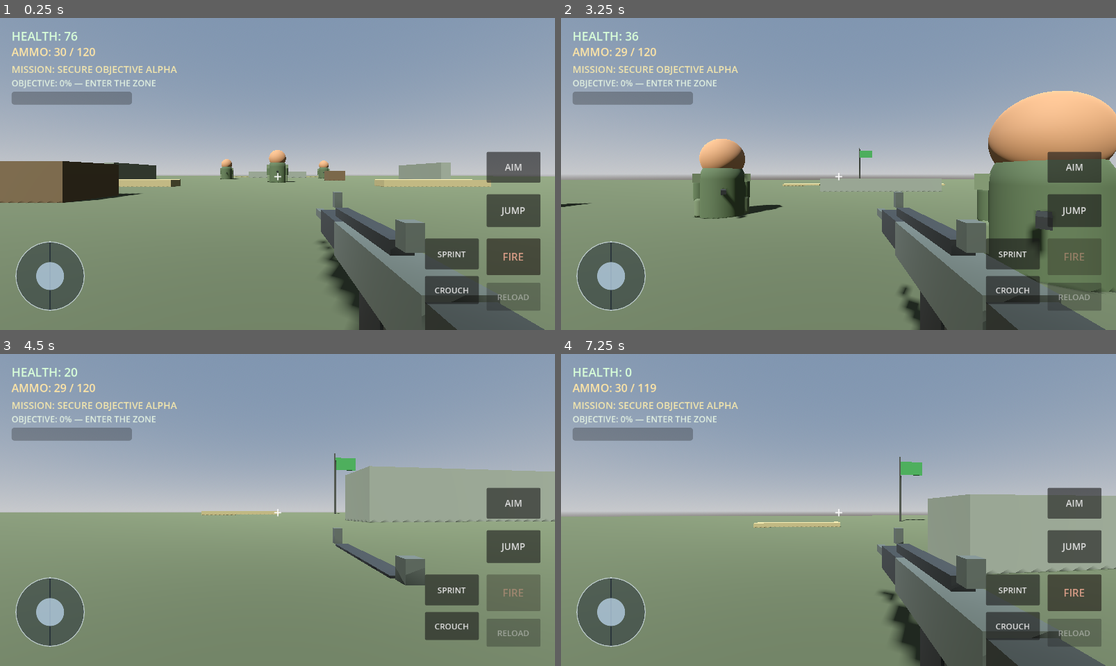
Above: before the commit, frames 1-4 (two rows, left to right).
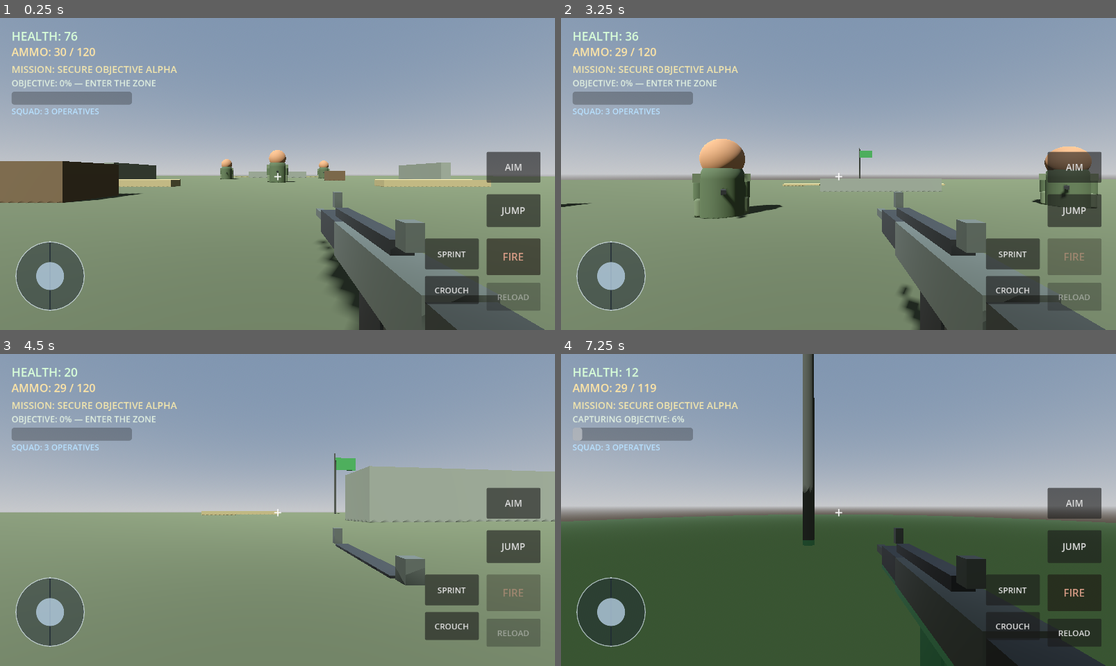
Above: after the commit, the same moments.

Repository: leefortine86-eng/Hunger-For-War
Game: Godot game, scene res://scenes/main.tscn
Two runs of this game, one before a commit and one after it. Both use one fixed random seed, a clock stepped at 60 frames per second and the inputs below.
Inputs (mouse positions are in pixels of both pictures, inside the frame that each line leads up to):
- Up to frame 1 (0.25 s): no input
- Up to frame 2 (3.25 s): tap Enter at 0.5 s; move the mouse to (832, 180) at 0.52 s; hold W (move_forward) 0.53-2.78 s; tap R at 0.6, 2.85 s; click (832, 180) at 0.67 s; tap Space at 0.77, 1.52, 3.02 s; move the mouse to (877, 177) at 1.27 s; tap Shift at 1.35 s; move the mouse to (794, 170) at 2.02 s; hold Ctrl 2.03-2.78 s; move the mouse to (844, 174) at 2.77 s; hold A (move_left) from 2.78 s (still down); click (844, 174) at 2.92 s
- Up to frame 3 (4.5 s): move the mouse to (255, 503) at 3.52 s; release A (move_left) at 3.53 s; hold Shift 3.53-4.28 s; hold W (move_forward) from 3.53 s (still down); tap Space at 3.77 s; move the mouse to (305, 510) at 4.27 s; tap Ctrl at 4.35 s
- Up to frame 4 (7.25 s): tap Space at 4.52, 6.02, 6.77 s; move the mouse to (810, 510) at 5.02 s; tap R at 5.1 s; click (810, 510) at 5.17 s; move the mouse to (849, 503) at 5.77 s; release W (move_forward) at 5.78 s; hold D (move_right) 5.78-6.53 s; tap Shift at 5.85 s; move the mouse to (832, 516) at 6.52 s; hold W (move_forward) from 6.53 s (still down); hold Ctrl from 6.53 s (still down)

The runs differ from the first frame. In frame 1, 0.1% of the frame differs, in the area x 2-18%, y 28-32%; in frame 2, 9.6%; in frame 3, 0.1%; in frame 4, 51%, in the area x 0-100%, y 0-100%.

Commit message:
Deploy friendly fireteam with follow and support fire

Diff:
--- a/scripts/main.gd
+++ b/scripts/main.gd
@@ -1,6 +1,7 @@
 extends Node3D
 
 const ENEMY_SCENE = preload("res://scenes/enemy.tscn")
+const FRIENDLY_SCRIPT = preload("res://scripts/friendly.gd")
 
 @export var capture_duration: float = 20.0
 @export var objective_radius: float = 5.5
@@ -13,6 +14,7 @@
 var capture_bar: ProgressBar
 var objective_marker: Node3D
 var mission_hud: CanvasLayer
+var squad_label: Label
 
 func _ready():
     print("HUNGER FOR WAR battlefield loaded!")
@@ -22,6 +24,7 @@
     _create_capture_objective()
     _create_mission_hud()
     _spawn_enemies()
+    _spawn_friendly_squad()
 
 
 func _create_capture_objective():
@@ -97,7 +100,16 @@
     capture_bar.show_percentage = false
     mission_hud.add_child(capture_bar)
 
+    squad_label = Label.new()
+    squad_label.position = Vector2(24, 181)
+    squad_label.text = "SQUAD: 3 OPERATIVES"
+    squad_label.add_theme_font_size_override("font_size", 17)
+    squad_label.add_theme_color_override("font_color", Color(0.72, 0.88, 1.0))
+    mission_hud.add_child(squad_label)
+
 func _process(delta):
+    if is_instance_valid(squad_label):
+        squad_label.text = "SQUAD: %d OPERATIVES" % get_tree().get_nodes_in_group("friendlies").size()
     if objective_captured:
         return
 
@@ -134,7 +146,6 @@
         objective_captured = true
         objective_label.text = "OBJECTIVE ALPHA SECURED"
         mission_label.text = "MISSION COMPLETE — AREA SECURED"
-        var flag = objective_marker.get_node_or_null("MeshInstance3D2")
         print("OBJECTIVE ALPHA CAPTURED — MISSION COMPLETE")
 
 func _create_ground():
@@ -229,3 +240,18 @@
         add_child(enemy)
 
     print("Three enemy soldiers deployed!")
+
+func _spawn_friendly_squad():
+    var formation_positions := [
+        Vector3(-2.0, 0.0, 2.5),
+        Vector3(2.0, 0.0, 2.5),
+        Vector3(0.0, 0.0, 4.0)
+    ]
+    for i in range(formation_positions.size()):
+        var soldier := CharacterBody3D.new()
+        soldier.name = "FriendlyOperative%d" % (i + 1)
+        soldier.set_script(FRIENDLY_SCRIPT)
+        soldier.formation_offset = formation_positions[i]
+        soldier.position = formation_positions[i]
+        add_child(soldier)
+    print("Friendly fireteam deployed!")
